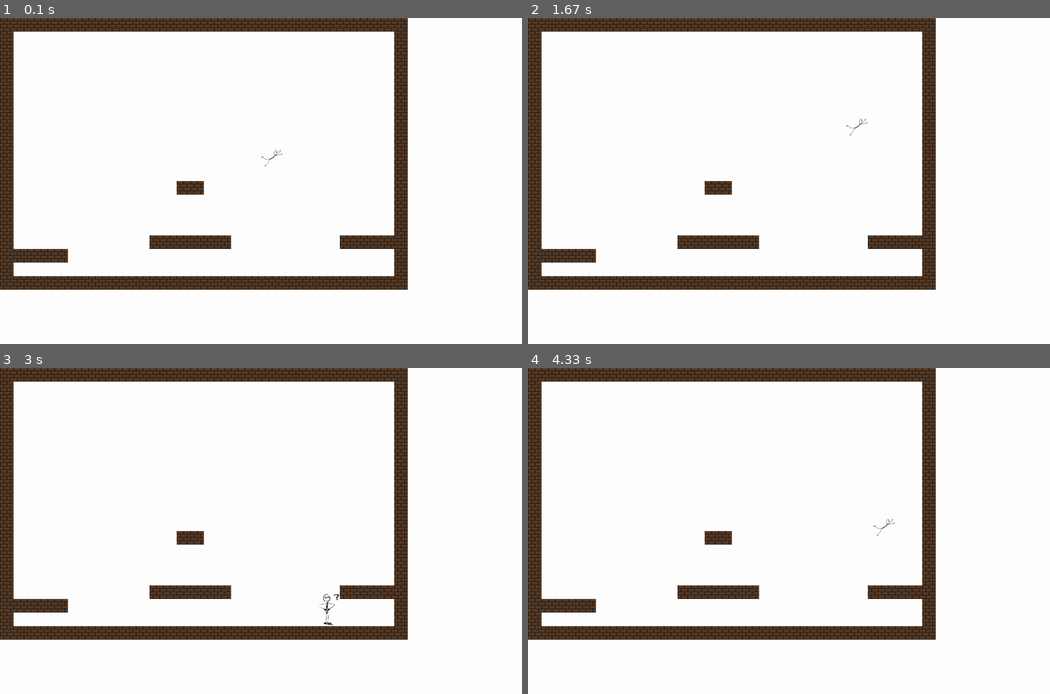
Above: before the commit, frames 1-4 (two rows, left to right).
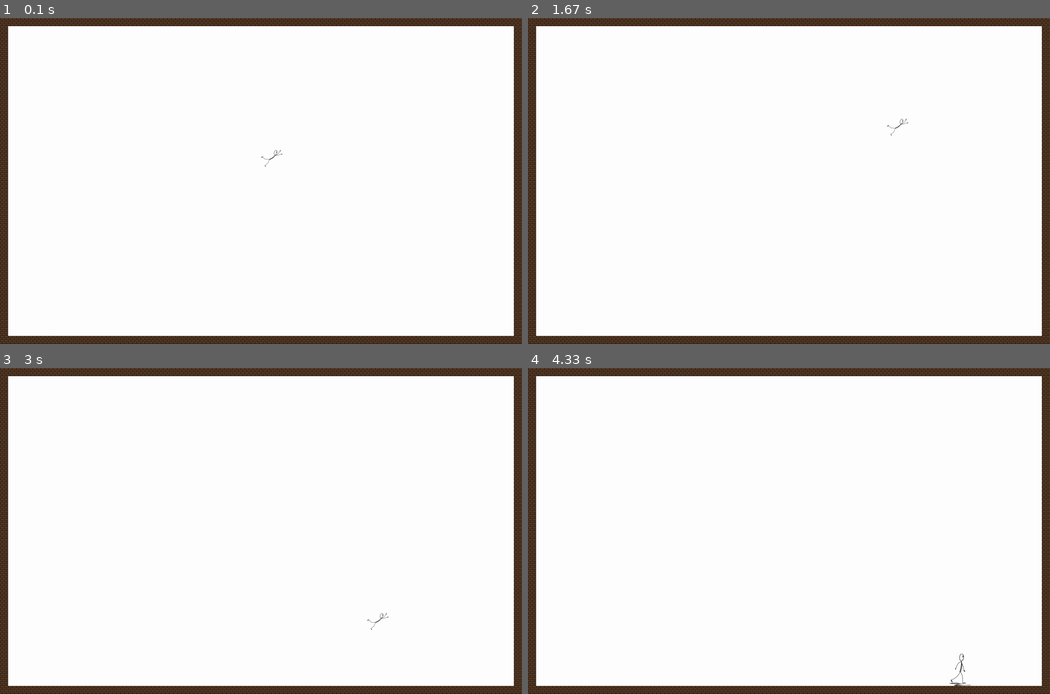
Above: after the commit, the same moments.

Repository: ImLuckyJr/it-academy-evraz
Game: pygame game, started from python/pygame/7 - прыжки и платформы/игра 1.py
Two runs of this game, one before a commit and one after it. Both use one fixed random seed, a clock stepped at 60 frames per second and the inputs below.
Inputs:
- Up to frame 1 (0.1 s): no input
- Up to frame 2 (1.67 s): hold Right 0.33-0.8 s; hold Right 0.83-1.3 s; tap Space at 0.9, 1.2, 1.4 s; hold Left from 1.33 s (still down)
- Up to frame 3 (3 s): tap Space at 1.7, 1.97, 2.27, 2.4, 2.7 s; release Left at 1.87 s; hold Left 1.9-2.3 s; hold Right 2.33-2.97 s
- Up to frame 4 (4.33 s): hold Left 3-3.47 s; tap Space at 3.07, 3.37, 3.57, 3.87, 4.07 s; hold Right 3.5-3.97 s; hold Right from 4 s (still down)

The runs differ from the first frame. In frame 1, 15% of the frame differs, in the area x 0-100%, y 0-100%; in frame 2, 15%; in frame 3, 15%; in frame 4, 15%.

Commit message:
Хакатон

Diff:
--- /dev/null
+++ b/python/kafka/client.py
@@ -0,0 +1,7 @@
+from confluent_kafka import Consumer
+
+conf = {'bootstrap.servers': "81.177.140.38:9092,host2:9092",
+        'group.id': "foo",
+        'auto.offset.reset': 'smallest'}
+
+consumer = Consumer(conf)
--- a/python/pygame/7 - прыжки и платформы/игра 1.py
+++ b/python/pygame/7 - прыжки и платформы/игра 1.py
@@ -51,26 +51,46 @@
 ]
 
 map =  [
-    '******************************',
-    '*                            *',
-    '*                            *',
-    '*                            *',
-    '*                            *',
-    '*                            *',
-    '*                            *',
-    '*                            *',
-    '*                            *',
-    '*                            *',
-    '*                            *',
-    '*                            *',
-    '*            **              *',
-    '*                            *',
-    '*                            *',
-    '*                            *',
-    '*          ******        *****',
-    '*****                        *',
-    '*                            *',
-    '******************************'
+    '****************************************************************',
+    '*                                                              *',
+    '*                                                              *',
+    '*                                                              *',
+    '*                                                              *',
+    '*                                                              *',
+    '*                                                              *',
+    '*                                                              *',
+    '*                                                              *',
+    '*                                                              *',
+    '*                                                              *',
+    '*                                                              *',
+    '*                                                              *',
+    '*                                                              *',
+    '*                                                              *',
+    '*                                                              *',
+    '*                                                              *',
+    '*                                                              *',
+    '*                                                              *',
+    '*                                                              *',
+    '*                                                              *',
+    '*                                                              *',
+    '*                                                              *',
+    '*                                                              *',
+    '*                                                              *',
+    '*                                                              *',
+    '*                                                              *',
+    '*                                                              *',
+    '*                                                              *',
+    '*                                                              *',
+    '*                                                              *',
+    '*                                                              *',
+    '*                                                              *',
+    '*                                                              *',
+    '*                                                              *',
+    '*                                                              *',
+    '*                                                              *',
+    '*                                                              *',
+    '*                                                              *',
+    '****************************************************************'
 ]
 
 while 1:
@@ -91,8 +111,8 @@
         for j in range(len(map[i])):
             if map[i][j] == '*':
                 platformrect = platform.get_rect()
-                platformrect.x = 50 * j
-                platformrect.y = 50 * i
+                platformrect.x = 30 * j
+                platformrect.y = 30 * i
                 platforms.append(platformrect)
                 mainScreen.blit(platform, platformrect)
 
--- /dev/null
+++ b/python/Функции/лекция.py
@@ -0,0 +1,17 @@
+# def helloWorld():
+#     for i in range(6):
+#         print('Hello world')
+#
+# # helloWorld()
+#
+# print(helloWorld())
+
+a = 10
+b = 20
+
+def multipleDigits(d1 = 50, d2 = 100):
+    a = d1 * d2
+    return d1 * d2
+
+c = multipleDigits(d2 = 8) + a + b
+print(c)
Binary file changed: python/pygame/7 - прыжки и платформы/кирпич шоколадка small.png
Not shown, added: hackatons/2023-06-07 5 рукопожатий/README.md
